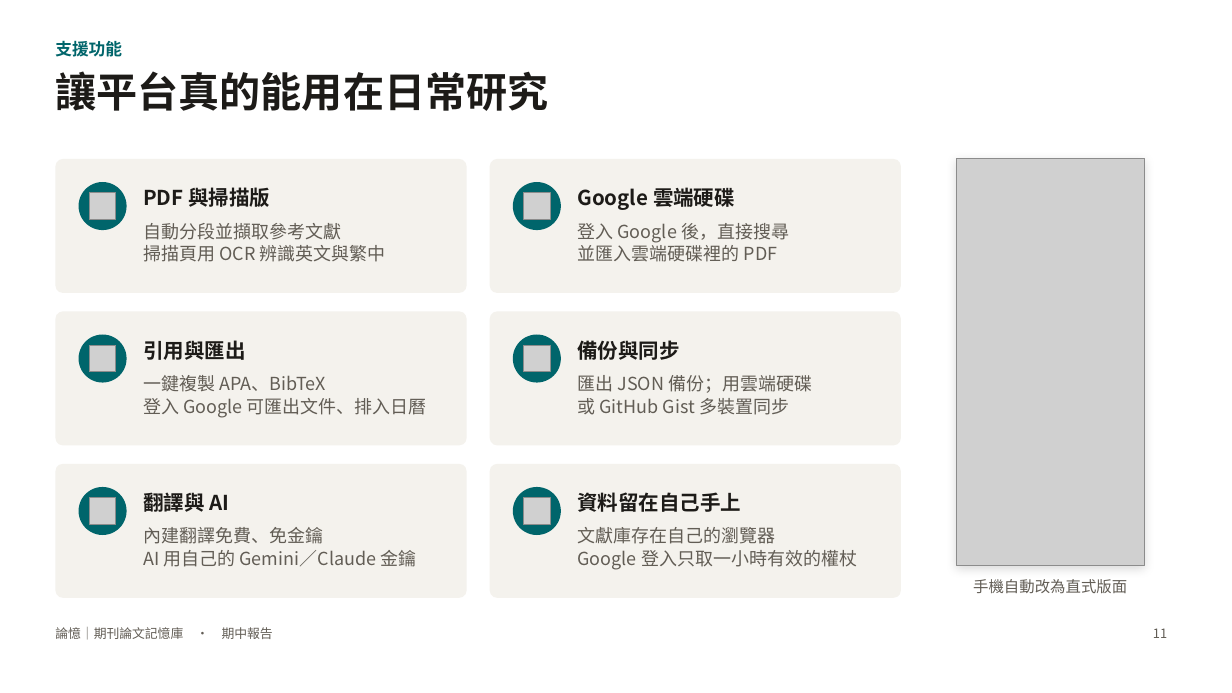
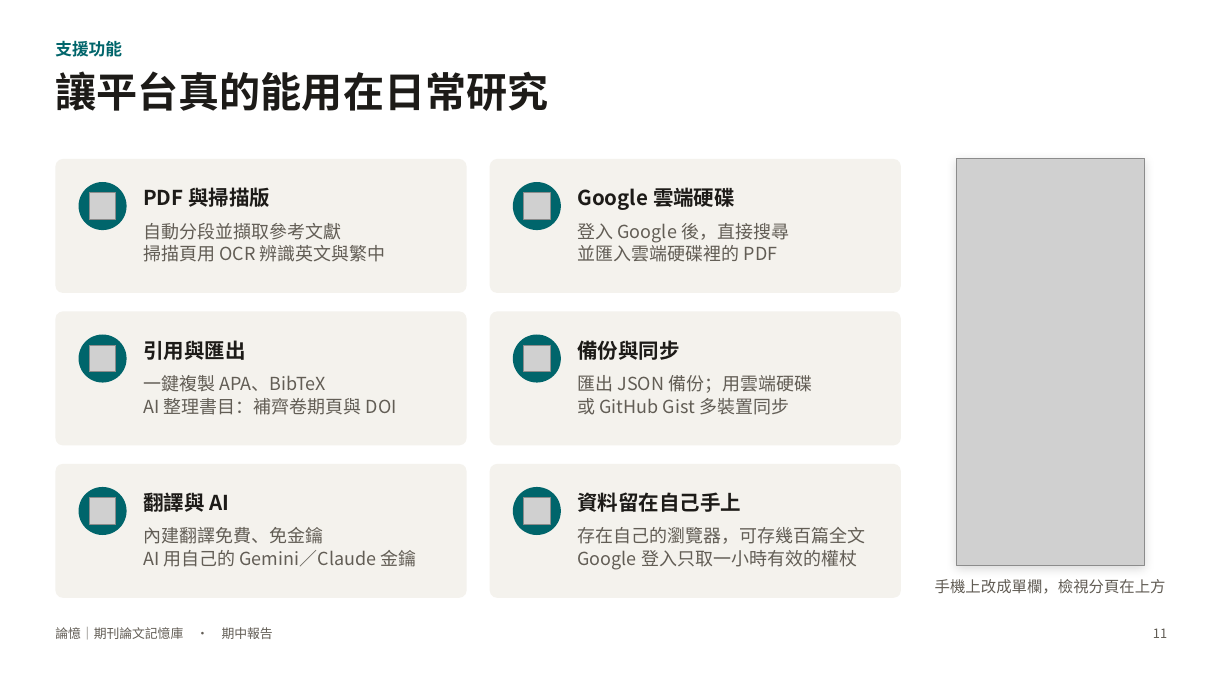
Before and after one commit to charleslin2003-prog/Journal-Article-Memory-Tool, a slide deck: slide 11 of docs/期中報告_論憶.pptx. Drawn at 1232x693 pixels with LibreOffice and Linux fonts; fonts in the diff are those of the drawing; grey boxes stand for pictures. Boxes give left, top, right and bottom in pixels: in the first picture for what was removed or moved away, otherwise in the second. Text is boxed around its words. In the diff, an @@ line names an element or a change of style, - is before the commit and + after.

```diff
--- a/docs/期中報告_論憶.pptx
+++ b/docs/期中報告_論憶.pptx
@@ text at box(143, 398, 397, 415): text changed @@
-登入 Google 可匯出文件、排入日曆
+AI 整理書目：補齊卷期頁與 DOI
@@ text at box(577, 527, 865, 544): text changed @@
-文獻庫存在自己的瀏覽器
+存在自己的瀏覽器，可存幾百篇全文
@@ text at box(935, 579, 1166, 594): text changed @@
-手機自動改為直式版面
+手機上改成單欄，檢視分頁在上方
```
Also in this commit, not shown: 13 other slides changed, 1 slide added, 1 slide removed, 17 other files.
